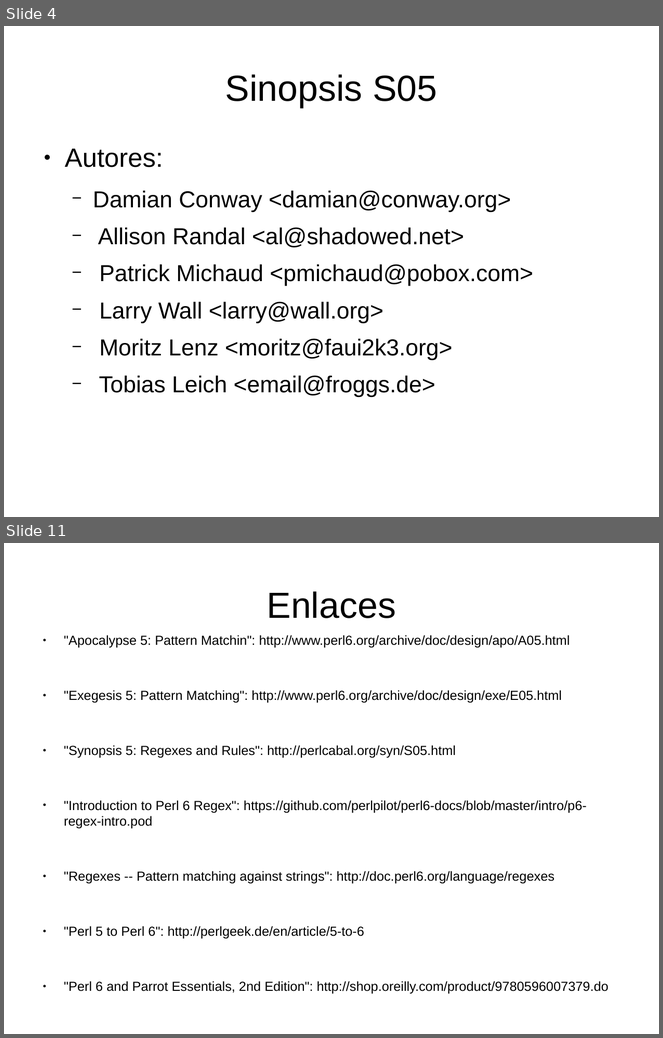
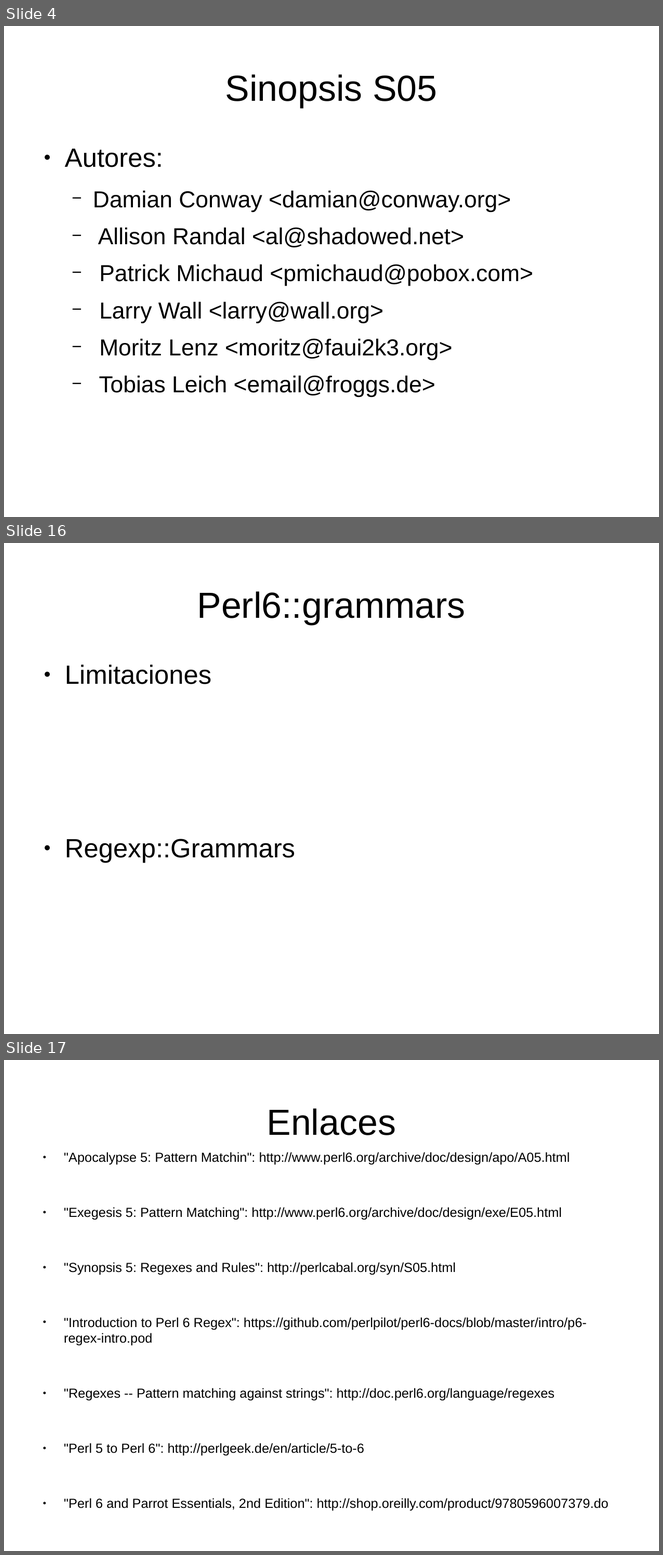
Before and after one commit to renatolrr/Regexes-and-Rules, a slide deck: impress/odp/Regexes-and-Rules.odp. Shown one above the other, each under a label of ours: slides 4 and 11 before the commit, slides 4, 16 and 17 after it; the slides between them are not shown. The pictures are 663x1038 and 663x1555 pixels, drawn with LibreOffice and Linux fonts; fonts in the diff are those of the drawing. Boxes give left, top, right and bottom in pixels: in the first picture for what was removed or moved away, otherwise in the second. Text is boxed around its words. In the diff, an @@ line names an element or a change of style, - is before the commit and + after.

```diff
--- a/impress/odp/Regexes-and-Rules.odp
+++ b/impress/odp/Regexes-and-Rules.odp
@@ slide 16 added at box(4, 543, 659, 1034), background #FFFFFF @@
@@ title added at box(197, 591, 466, 625), 44 pt, text #000000 @@
+Perl6::grammars
@@ text added at box(65, 665, 295, 863), 32 pt, text #000000 @@
+● Limitaciones
+● Regexp::Grammars
@@ what was slide 11 is now slide 17 @@
```
Also in this commit, not shown: 6 slides changed, 7 other slides added, 1 slide removed, 2 other files.
